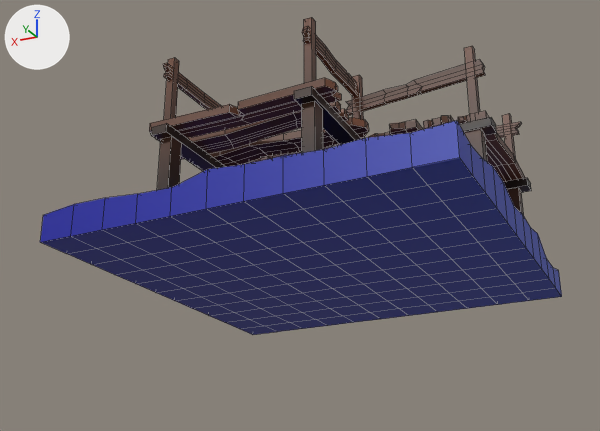
One commit to the FBX model SlidingPuzzle/Assets/Models/BridgeUL.fbx: the scene before it, then after it.
One viewpoint serves both versions: a 50 mm camera at (-1.7, 3.71, -1.83) aimed at (0.1, 0.1, -0.2). Lighting does not change. The marker at upper left points along +X, +Y and +Z. Mesh edges are drawn as thin lines. Where no turn or scale is listed for an object, it has been applied to the vertices.

Objects in the first picture: 'BridgeUL'.
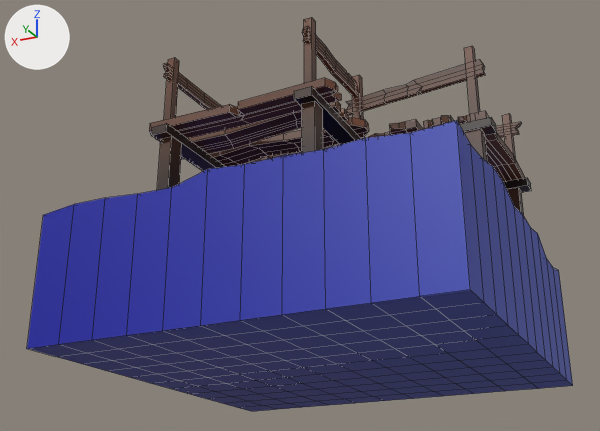
The change in detail:
me_cube_004 has 1308 vertices, 1217 faces and spans x -1.0..1.0, y -1.0..1.0, z -0.5..0.36.
me_cube_004 is used by ob_bridgeul; location (0.0, 0.0, 0.0).
me_cube_004 part 1: all 144 vertices in x -1.0..1.0, y -1.0..1.0, z -0.5 are moved by (0.0, 0.0, -0.5).

Changed parts and their boxes [x1, y1, x2, y2] in the pictures (600 x 431 px; the box of a moved part takes in the faces that stretch with it):
'BridgeUL', reshaped (24% taller): before [40, 17, 562, 335]; after [27, 17, 573, 411]
part 1 of me_cube_004, moved or reshaped: before [40, 154, 562, 335]; after [27, 154, 573, 411]
